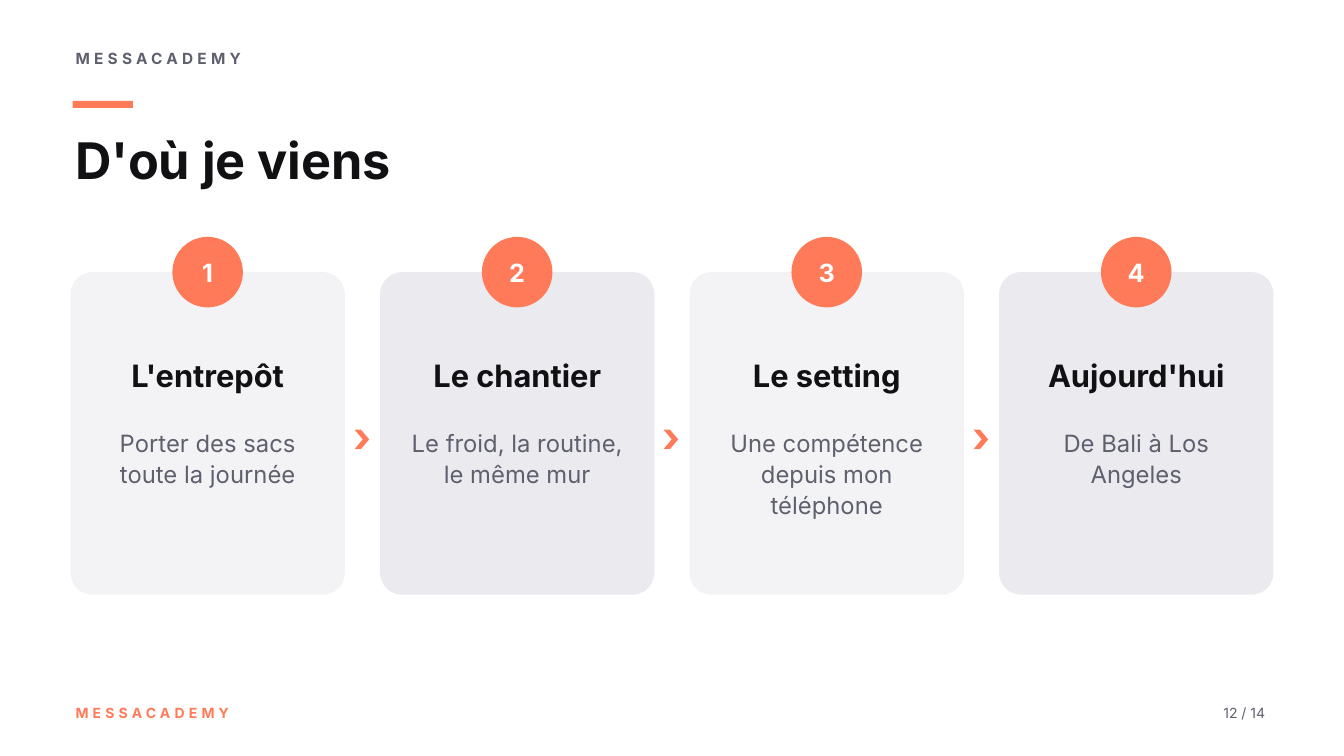
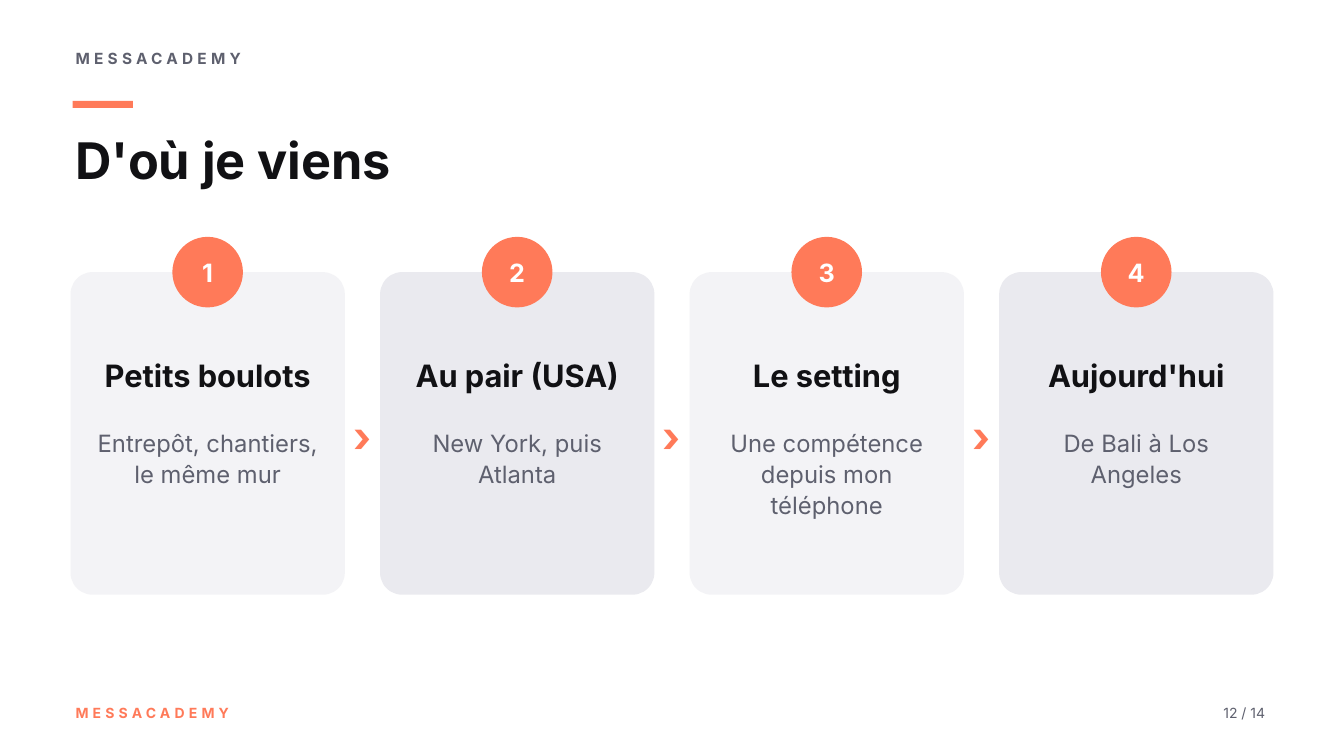
Before and after one commit to mouradmessaoudi761-web/prompteur-camera, a slide deck: slide 12 of vsp-diapos/Diapositives - Avant notre appel.pptx. Drawn at 1344x756 pixels with LibreOffice and Linux fonts; fonts in the diff are those of the drawing. Boxes give left, top, right and bottom in pixels: in the first picture for what was removed or moved away, otherwise in the second. Text is boxed around its words. In the diff, an @@ line names an element or a change of style, - is before the commit and + after.

```diff
--- a/vsp-diapos/Diapositives - Avant notre appel.pptx
+++ b/vsp-diapos/Diapositives - Avant notre appel.pptx
@@ text at [105,363,311,388]: text changed @@
-L'entrepôt
+Petits boulots
@@ text at [416,361,619,393]: text changed @@
-Le chantier
+Au pair (USA)
@@ text at [98,434,317,483]: text changed @@
-Porter des sacs toute la journée
+Entrepôt, chantiers, le même mur
@@ text at [433,434,602,483]: text changed @@
-Le froid, la routine, le même mur
+New York, puis Atlanta
```
Also in this commit, not shown: 3 other slides changed, 12 other files.
